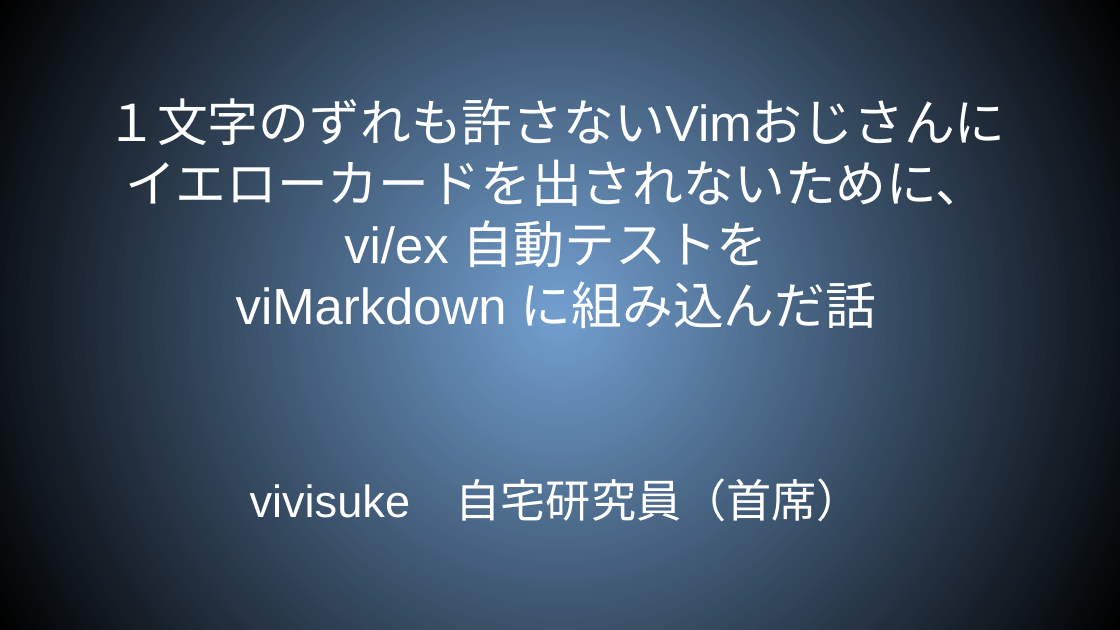
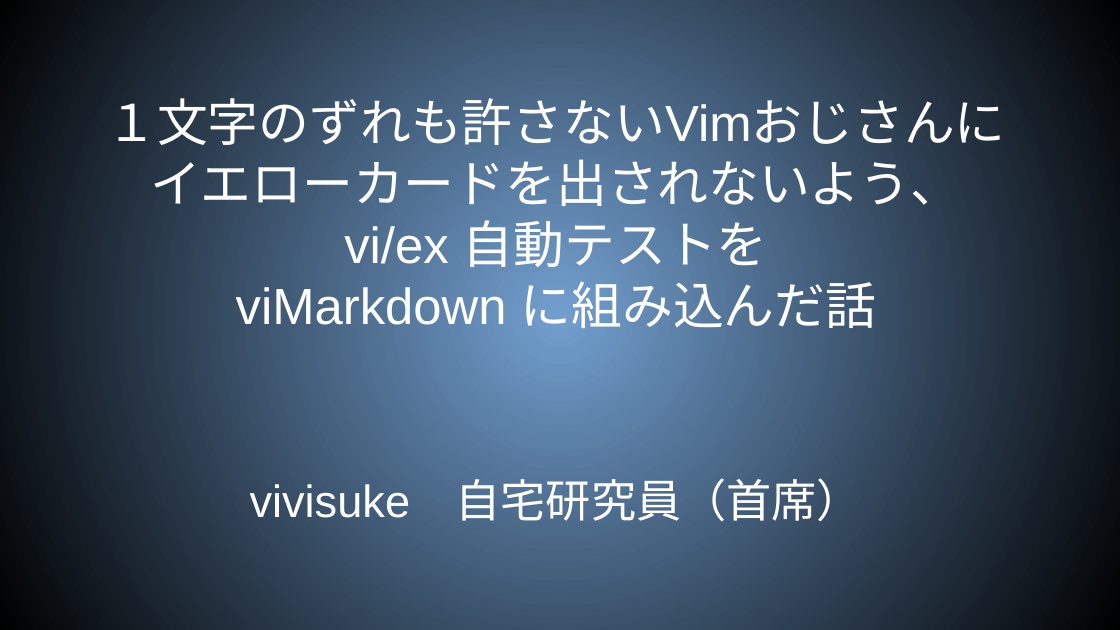
Before and after one commit to shigmas/viMarkdown, a slide deck: slide 1 of tech/ja/LT20260708/自動テスト.odp. Drawn at 1120x630 pixels with LibreOffice and Linux fonts; fonts in the diff are those of the drawing. Boxes give left, top, right and bottom in pixels: in the first picture for what was removed or moved away, otherwise in the second. Text is boxed around its words. In the diff, an @@ line names an element or a change of style, - is before the commit and + after.

```diff
--- a/tech/ja/LT20260708/自動テスト.odp
+++ b/tech/ja/LT20260708/自動テスト.odp
@@ title at (106, 89, 1005, 337): text changed @@
-１文字のずれも許さないVimおじさんに
-イエローカードを出されないために、
-vi/ex 自動テストを
-viMarkdown に組み込んだ話
+１文字のずれも許さないVimおじさんに
+イエローカードを出されないよう、
+vi/ex 自動テストを
+viMarkdown に組み込んだ話
```
Also in this commit, not shown: 7 other slides changed, 7 other files.
